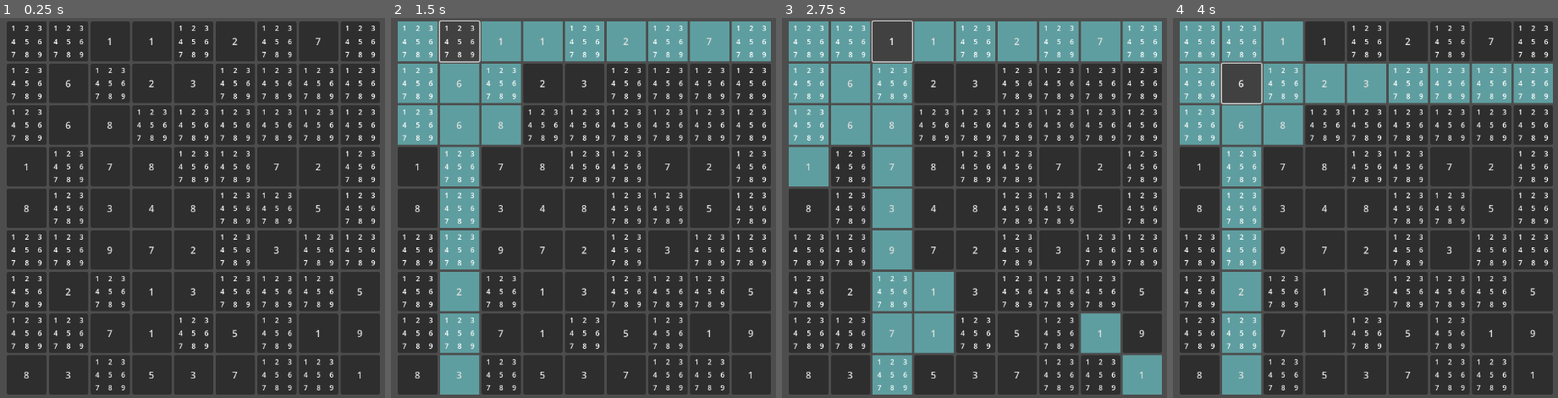
Above: before the commit, frames 1-4 (left to right).
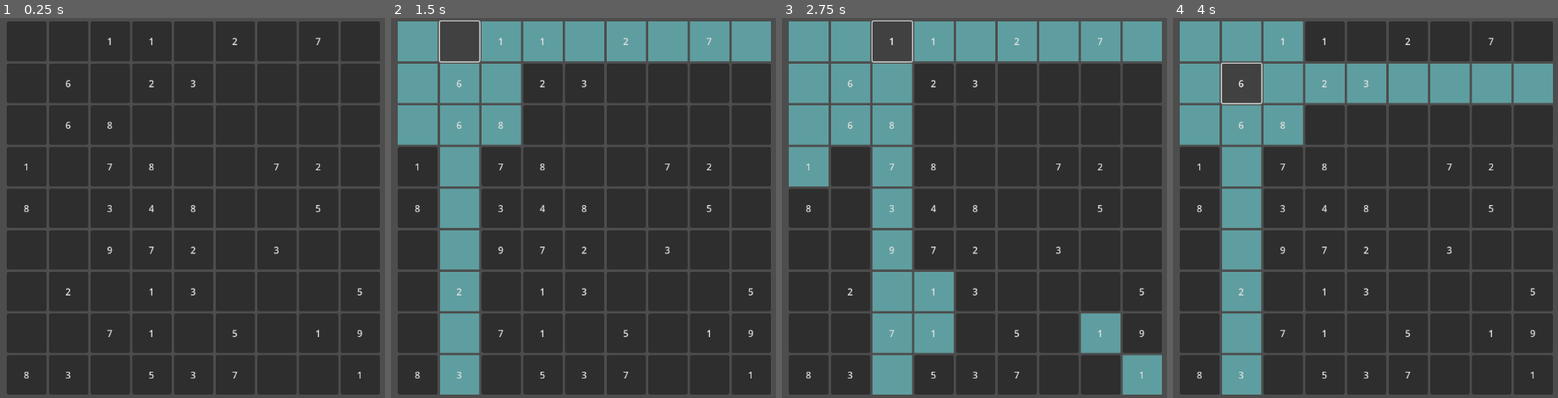
Above: after the commit, the same moments.

Repository: henbotb/Sudoku
Game: Godot game, scene res://Scenes/Game.tscn
Two runs of this game, one before a commit and one after it. Both use one fixed random seed, a clock stepped at 60 frames per second and the inputs below.
Inputs (mouse positions are in pixels of both pictures, inside the frame that each line leads up to):
- Up to frame 1 (0.25 s): no input
- Up to frame 2 (1.5 s): click (417, 40) at 0.52 s; click (460, 40) at 1.27 s
- Up to frame 3 (2.75 s): click "1" at 2 s
- Up to frame 4 (4 s): click (1199, 82) at 2.77 s; click "6" at 3.5 s

The runs differ from the first frame. In frame 1, 4.1% of the frame differs, in the area x 2-98%, y 2-98%; in frame 2, 4.0%; in frame 3, 4.0%; in frame 4, 4.0%.

Commit message:
Added ability to enter candidate cell values, added candidate cell highlighting

Diff:
--- a/Scripts/board.gd
+++ b/Scripts/board.gd
@@ -93,12 +93,14 @@
 	if config.get_value("board_settings", "highlight_same_value"):
 		highlight_same_value(selected_cell.value)
 
-	# TODO: candidates
-	#if config.get_value("board_settings", "highlight_candidates"):
-		#highlight_candidates(int(cell.text))
+	if config.get_value("board_settings", "highlight_candidates"):
+		highlight_candidates(selected_cell.value)
 
 func reset_highlights():
 	get_tree().call_group("highlighted", "unhighlight")
+	for candidate: Label in get_tree().get_nodes_in_group("highlighted_candidates"):
+		candidate.remove_from_group("highlighted_candidates")
+		candidate.remove_theme_color_override("font_color")
 
 func highlight_house(house: GridContainer):
 	for cell in house.get_children():
@@ -114,6 +116,16 @@
 		return
 	get_tree().call_group(str(value), "highlight")
 
+func highlight_candidates(value: int):
+	var candidates: Array[Node] = get_tree().get_nodes_in_group("candidate_%d" % value)
+	for c in candidates:
+		var candidate := c as Label
+		if candidate.text == "":
+			continue
+		candidate.add_theme_color_override("font_color", Settings.config.get_value("board_settings", "highlight_color"))
+		candidate.add_to_group("highlighted_candidates")
+
+
 func render_board():
 	var cells: Array[Node] = get_tree().get_nodes_in_group("cell")
 
@@ -122,24 +134,22 @@
 
 func _input(event):
 
+	if event.is_action_pressed("toggle_candidate_marking"):
+		if GameState.marking_mode == GameState.MarkingMode.CELL_CANDIDATE:
+			GameState.marking_mode = GameState.MarkingMode.ADD
+		else:
+			GameState.marking_mode = GameState.MarkingMode.CELL_CANDIDATE
+
 	if event is InputEventKey and event.pressed:
-		print("Getting here 0")
 		if selected_cell == null:
 			return
-		print("Getting here 1")
 
 		if selected_cell.is_locked:
 			return
-		print("Getting here 2")
 
 		if event.is_action_pressed("delete"):
 			if selected_cell.value != -1:
 				selected_cell.value = -1
-			else:
-				selected_cell.clear_candidates()
-
-		print("Getting here 4")
-
 
 		if event.is_action_pressed("backspace"):
 			if selected_cell.value == -1:
@@ -153,22 +163,22 @@
 				else:
 					selected_cell.value = (selected_cell.value - (selected_cell.value % 10)) / 10
 
-		print("Getting here 5")
-
 		if display_mode == DisplayMode.ALPHABETIC:
-			print(selected_cell.value)
-			print("Key A:", KEY_A, "Input:", event.keycode)
+			# TODO: figure out how to do candidates with this or refactor and delete the option
 			if KEY_1 <= event.keycode and event.keycode <= KEY_9:
-				print("Reaching here")
-				selected_cell.value = event.keycode - KEY_0 #
+				if GameState.marking_mode == GameState.MarkingMode.CELL_CANDIDATE:
+					selected_cell.candidates.toggle_candidate(event.keycode - KEY_0)
+				else:
+					selected_cell.value = event.keycode - KEY_0 #
+
 			elif KEY_A <= event.keycode and event.keycode < KEY_A - 9 + HOUSE_SIZE:
-				print("Reaching here 2")
-				selected_cell.value = event.keycode - KEY_A + 10
-
-
+				if GameState.marking_mode == GameState.MarkingMode.CELL_CANDIDATE:
+					selected_cell.candidates.toggle_candidate(event.keycode - KEY_A + 10)
+				else:
+					selected_cell.value = event.keycode - KEY_A + 10
 		else:
 			if KEY_0 <= event.keycode and event.keycode <= KEY_9:
-				if selected_cell.value == -1 && event.keycode != KEY_0:
+				if selected_cell.value == -1 and event.keycode != KEY_0:
 					selected_cell.value = event.keycode - KEY_0
 
 				elif (
--- a/Scripts/candidates.gd
+++ b/Scripts/candidates.gd
@@ -19,7 +19,7 @@
 	columns = cols
 	num_candidates = house_size
 	for candidate_index in range(num_candidates):
-		candidate_values.append(true)
+		candidate_values.append(false)
 
 		var candidate_label = Label.new()
 		# TESTING {
@@ -31,19 +31,16 @@
 		candidate_label.vertical_alignment = VERTICAL_ALIGNMENT_CENTER
 
 		candidate_label.add_theme_font_size_override("font_size", 12)
+		candidate_label.add_to_group("candidate_%d" % (candidate_index + 1))
 		add_child(candidate_label)
-		add_candidate(candidate_index + 1)
 
-func add_candidate(value: int):
-	print("Value passed: %d" % value)
+func toggle_candidate(value: int):
 	if value < 1 or value > num_candidates:
 		return
-	candidate_values[value - 1] = true
-	print("Value: %d" % value)
-	get_child(value - 1).text = str(value) if Settings.config.get_value("board_settings", "display_mode") == 0 else Cell.get_display_value(value)
 
-func remove_candidate(value: int):
-	if 0 < value or value > num_candidates:
-		return
-	candidate_values[value - 1] = false
-	get_child(value - 1).text = ""
+	if candidate_values[value - 1]:
+		get_child(value - 1).text = ""
+	else:
+		get_child(value - 1).text = str(value) if not Settings.config.get_value("board_settings", "display_mode") == 0 else Cell.get_display_value(value)
+
+	candidate_values[value - 1] = not candidate_values[value - 1]
--- /dev/null
+++ b/Scripts/game_state.gd
@@ -0,0 +1,15 @@
+extends Node
+class_name GameState
+
+enum MarkingMode {
+	ADD,
+	CELL_CANDIDATE,
+	# TODO: COLOR
+	# TODO: BLOCK_CANDIDATE
+}
+
+static var marking_mode := MarkingMode.ADD
+
+# TODO: move col_num, etc. here(?)
+func _init():
+	pass
--- a/project.godot
+++ b/project.godot
@@ -36,3 +36,8 @@
 "events": [Object(InputEventKey,"resource_local_to_scene":false,"resource_name":"","device":0,"window_id":0,"alt_presse …(194 unchanged characters)…
 ]
 }
+toggle_candidate_marking={
+"deadzone": 0.2,
+"events": [Object(InputEventKey,"resource_local_to_scene":false,"resource_name":"","device":-1,"window_id":0,"alt_pressed":false,"shift_pressed":false,"ctrl_pressed":false,"meta_pressed":false,"pressed":false,"keycode":0,"physical_keycode":32,"key_label":0,"unicode":32,"location":0,"echo":false,"script":null)
+]
+}
Not shown, added: Scripts/game_state.gd.uid
